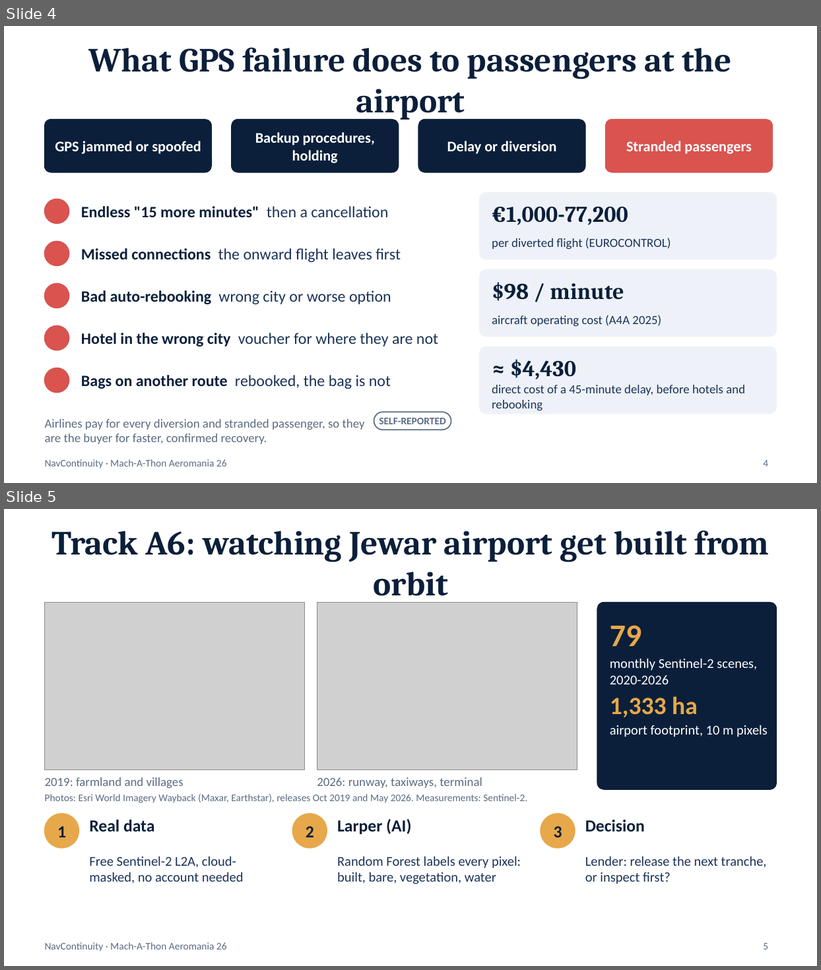
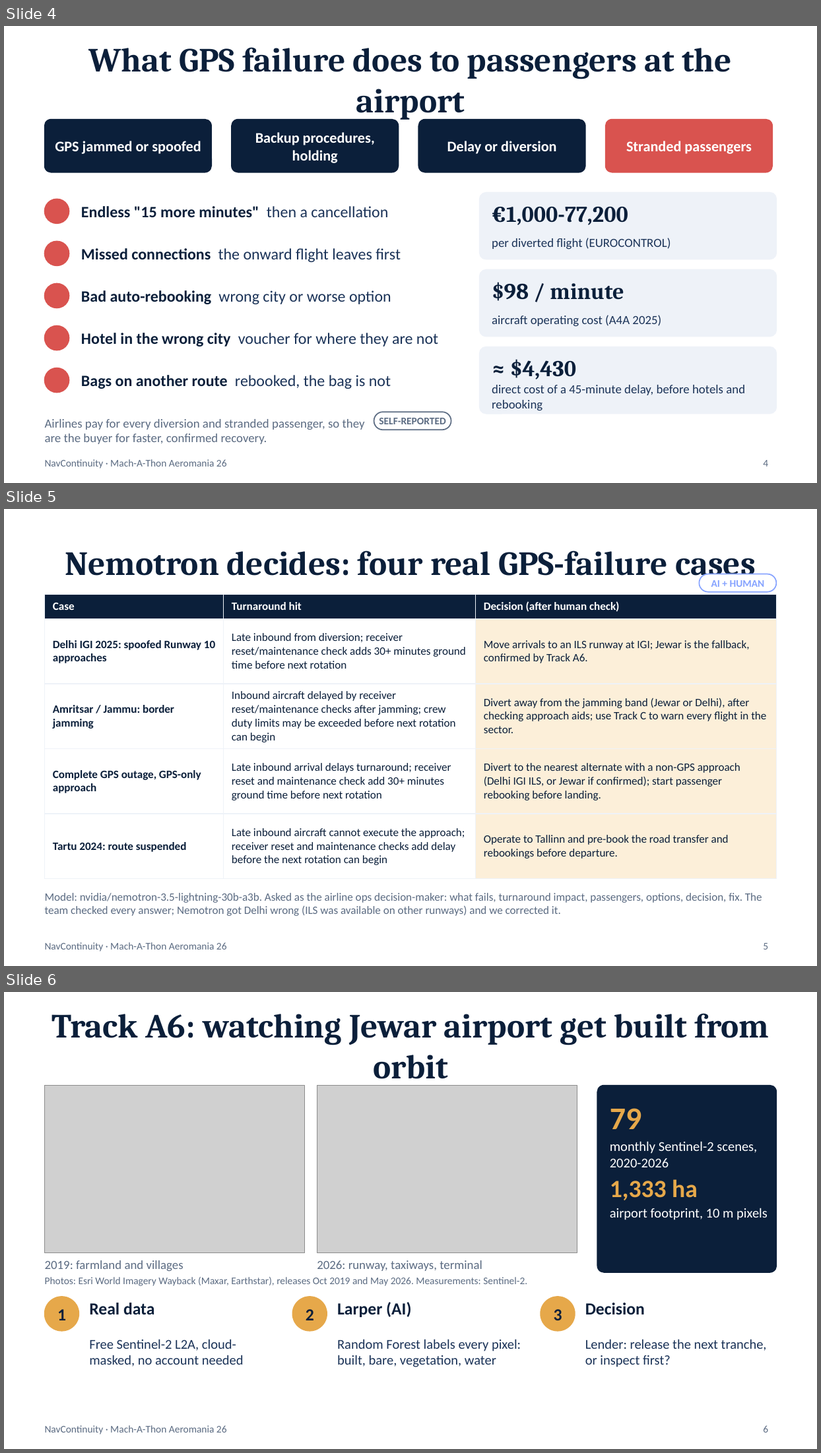
Before and after one commit to rehancodes-web/Mack.1, a slide deck: pitch/NavContinuity_MachAThon.pptx. Shown one above the other, each under a label of ours: slides 4 and 5 before the commit, slides 4, 5 and 6 after it. The pictures are 821x970 and 821x1453 pixels, drawn with LibreOffice and Linux fonts; fonts in the diff are those of the drawing; grey boxes stand for pictures. Boxes give left, top, right and bottom in pixels: in the first picture for what was removed or moved away, otherwise in the second. Text is boxed around its words. In the diff, an @@ line names an element or a change of style, - is before the commit and + after.

```diff
--- a/pitch/NavContinuity_MachAThon.pptx
+++ b/pitch/NavContinuity_MachAThon.pptx
@@ slide 5 added at <box>4,509,817,966</box>, background #FFFFFF; not listed: 1 template element that a slide beside it also shows @@
@@ title added at <box>65,551,756,583</box>, 30 pt, text #0B1F3A, bold @@
+Nemotron decides: four real GPS-failure cases
@@ rounded rectangle added at <box>699,574,776,592</box>, fill #FFFFFF, outline #86A3FF 1 pt @@
@@ text added at <box>712,580,765,587</box>, 9 pt, text #86A3FF, bold @@
+AI + HUMAN
@@ table added at <box>45,594,776,868</box>, 5 rows, 3 columns @@
+Case | Turnaround hit | Decision (after human check)
+Delhi IGI 2025: spoofed Runway 10 approaches | Late inbound from diversion; receiver reset/maintenance check adds 30+ minutes ground time before next rotation | Move arrivals to an ILS runway at IGI; Jewar is the fallback, confirmed by Track A6.
+Amritsar / Jammu: border jamming | Inbound aircraft delayed by receiver reset/maintenance checks after jamming; crew duty limits may be exceeded before next rotation can begin | Divert away from the jamming band (Jewar or Delhi), after checking approach aids; use Track C to warn every flight in the sector.
+Complete GPS outage, GPS-only approach | Late inbound arrival delays turnaround; receiver reset and maintenance check add 30+ minutes ground time before next rotation | Divert to the nearest alternate with a non-GPS approach (Delhi IGI ILS, or Jewar if confirmed); start passenger rebooking before landing.
+Tartu 2024: route suspended | Late inbound aircraft cannot execute the approach; receiver reset and maintenance checks add delay before the next rotation can begin | Operate to Tallinn and pre-book the road transfer and rebookings before departure.
@@ text added at <box>45,893,762,916</box>, 10 pt, text #5B6B82 @@
+Model: nvidia/nemotron-3.5-lightning-30b-a3b. Asked as the airline ops decision-maker: what fails, turnaround impact, passengers, options, decision, fix. The team checked every answer; Nemotron got Delhi wrong (ILS was available on other runways) and we corrected it.
@@ page number added at <box>763,943,768,950</box>, 9 pt, text #5B6B82 @@
+5
@@ what was slide 5 is now slide 6 @@
@@ page number at <box>763,1426,768,1433</box>: text changed @@
-5
+6
```
Also in this commit, not shown: 1 slide changed, 5 other files.
